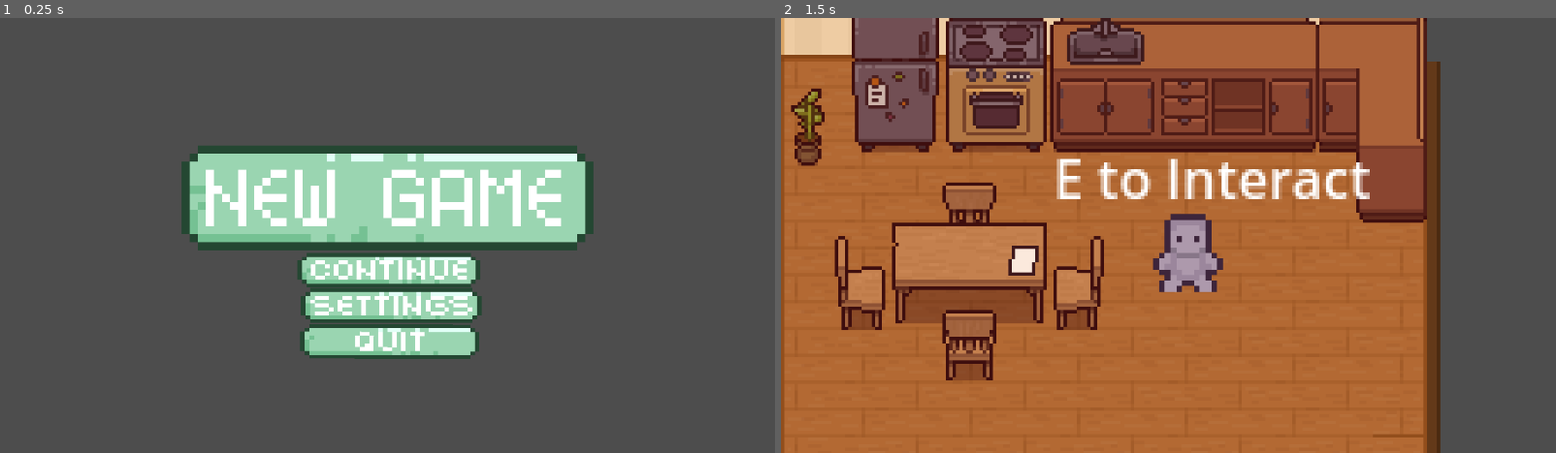
Above: before the commit, frames 1-2 (left to right).
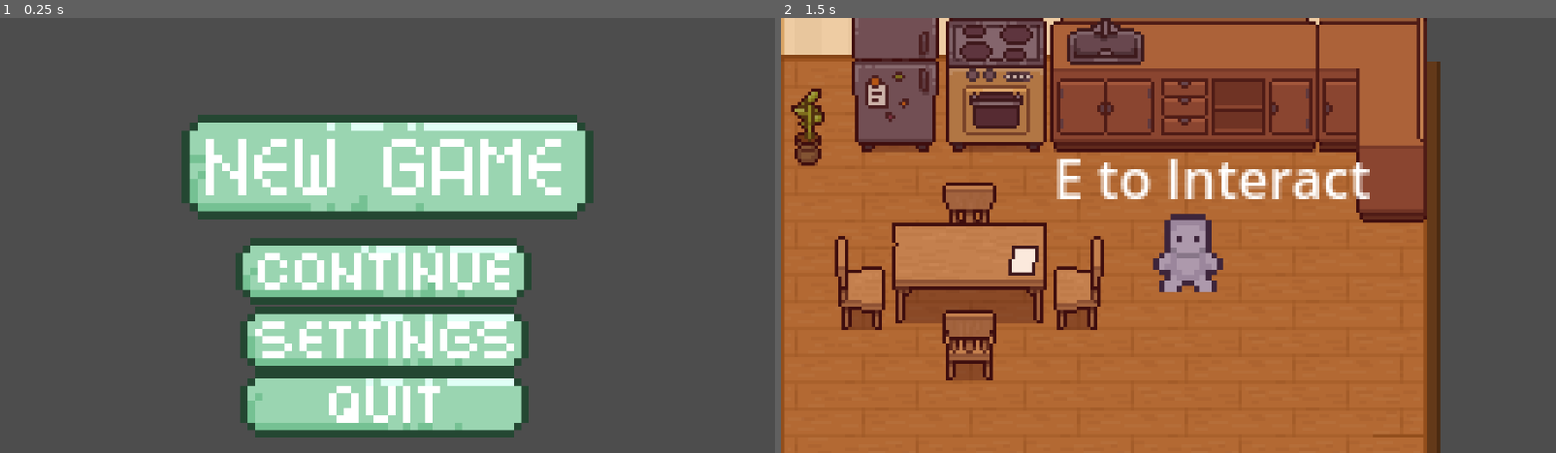
Above: after the commit, the same moments.

Repository: dddddakari/purgency
Game: Godot game, scene res://menus/start_screen.tscn
Same seed, same stepped clock (60 frames per second), same inputs: the game is played once before the commit and once after it.
Inputs (mouse positions are in pixels of both pictures, inside the frame that each line leads up to; where the layout moved, square brackets give the same spot in the first picture):
- Up to frame 1 (0.25 s): no input
- Up to frame 2 (1.5 s): click (1160, 326) at 0.52 s; click (1160, 161) [1160, 192] at 1.25 s

The runs differ from the first frame. In frame 1, 26% of the frame differs, in the area x 23-77%, y 22-97%; in frame 2, nothing differs.

Commit message:
Main screen

Diff:
--- a/purgency-/background/kitchen/kitchen01.tscn
+++ b/purgency-/background/kitchen/kitchen01.tscn
@@ -1693,7 +1693,7 @@
 b = Vector2(42, 0)
 
 [sub_resource type="CircleShape2D" id="CircleShape2D_mq4e7"]
-radius = 14.0
+radius = 17.0
 
 [node name="Kitchen01" type="Node2D"]
 
@@ -1797,11 +1797,11 @@
 shape = SubResource("SegmentShape2D_aw786")
 
 [node name="Area2D" type="Area2D" parent="."]
-position = Vector2(120, 207)
+position = Vector2(128, 210)
 script = ExtResource("10_mppru")
 
 [node name="CollisionShape2D" type="CollisionShape2D" parent="Area2D"]
-position = Vector2(7, 1)
+position = Vector2(0, -2)
 shape = SubResource("CircleShape2D_mq4e7")
 
 [connection signal="body_entered" from="Area2D" to="Area2D" method="_on_body_entered"]
--- a/purgency-/menus/start_screen.tscn
+++ b/purgency-/menus/start_screen.tscn
@@ -11,10 +11,10 @@
 script = ExtResource("1_cdxmd")
 
 [node name="VBoxContainer" type="VBoxContainer" parent="."]
-offset_left = 146.0
-offset_top = 666.0
-offset_right = 914.0
-offset_bottom = 1155.0
+offset_left = 742.0
+offset_top = 302.0
+offset_right = 1510.0
+offset_bottom = 2810.0
 alignment = 1
 
 [node name="HBoxContainer" type="HBoxContainer" parent="VBoxContainer"]
@@ -24,40 +24,40 @@
 [node name="GridContainer" type="GridContainer" parent="VBoxContainer/HBoxContainer"]
 layout_mode = 2
 
-[node name="New Game" type="TextureButton" parent="VBoxContainer/HBoxContainer/GridContainer"]
-layout_mode = 2
+[node name="New Game" type="TextureButton" parent="."]
+offset_left = 742.0
+offset_top = 302.0
+offset_right = 1510.0
+offset_bottom = 686.0
 texture_normal = ExtResource("2_lumme")
 
-[node name="continue" type="TextureButton" parent="VBoxContainer/HBoxContainer/GridContainer"]
-layout_mode = 2
+[node name="continue" type="TextureButton" parent="."]
+offset_left = 774.0
+offset_top = 496.0
+offset_right = 1478.0
+offset_bottom = 1200.0
+pivot_offset = Vector2(688, 366)
+texture_normal = ExtResource("3_l3mcm")
 
-[node name="Continue" type="Sprite2D" parent="VBoxContainer/HBoxContainer/GridContainer/continue"]
-position = Vector2(392, 18)
-scale = Vector2(0.617898, 0.521307)
-texture = ExtResource("3_l3mcm")
+[node name="settings" type="TextureButton" parent="."]
+offset_left = 770.0
+offset_top = 598.0
+offset_right = 1474.0
+offset_bottom = 1302.0
+texture_normal = ExtResource("4_ybcfl")
 
-[node name="settings" type="TextureButton" parent="VBoxContainer/HBoxContainer/GridContainer"]
-layout_mode = 2
+[node name="quit" type="TextureButton" parent="."]
+offset_left = 770.0
+offset_top = 694.0
+offset_right = 1474.0
+offset_bottom = 1398.0
+texture_normal = ExtResource("5_j0xya")
 
-[node name="Settings2" type="Sprite2D" parent="VBoxContainer/HBoxContainer/GridContainer/settings"]
-position = Vector2(392, 68)
-scale = Vector2(0.625, 0.528409)
-texture = ExtResource("4_ybcfl")
-
-[node name="quit" type="TextureButton" parent="VBoxContainer/HBoxContainer/GridContainer"]
-layout_mode = 2
-
-[node name="Quit2" type="Sprite2D" parent="VBoxContainer/HBoxContainer/GridContainer/quit"]
-position = Vector2(389.625, 116)
-rotation = 0.00322127
-scale = Vector2(0.620384, 0.519886)
-texture = ExtResource("5_j0xya")
-
-[node name="Camera2D" type="Camera2D" parent="VBoxContainer"]
-position = Vector2(390, 300)
+[node name="Camera2D" type="Camera2D" parent="."]
+position = Vector2(1132, 602)
 zoom = Vector2(2, 2)
 
-[connection signal="pressed" from="VBoxContainer/HBoxContainer/GridContainer/New Game" to="." method="_on_new_game_pressed"]
-[connection signal="pressed" from="VBoxContainer/HBoxContainer/GridContainer/continue" to="." method="_on_continue_pressed"]
-[connection signal="pressed" from="VBoxContainer/HBoxContainer/GridContainer/settings" to="." method="_on_settings_pressed"]
-[connection signal="pressed" from="VBoxContainer/HBoxContainer/GridContainer/quit" to="." method="_on_quit_pressed"]
+[connection signal="pressed" from="New Game" to="." method="_on_new_game_pressed"]
+[connection signal="pressed" from="continue" to="." method="_on_continue_pressed"]
+[connection signal="pressed" from="settings" to="." method="_on_settings_pressed"]
+[connection signal="pressed" from="quit" to="." method="_on_quit_pressed"]
